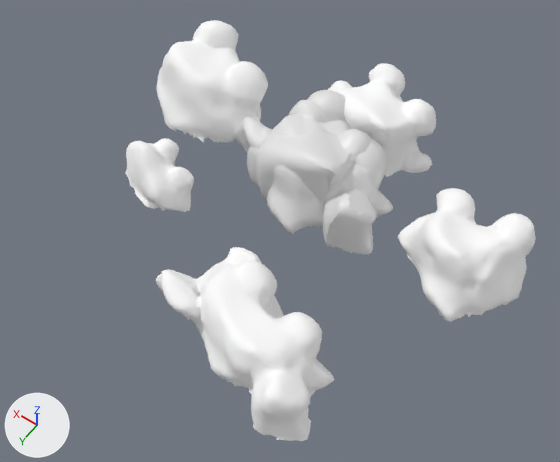
The FBX model Assets/Art/Models/Environment/ForestOfFaces/RockFace5.fbx, before and after one commit.
The view is the same before and after, from a camera (50 mm lens) standing at (-4.09, 6.6, 8.8) and looking at (-0.27, 1.25, 0.39). The lights are fixed; the arrows at lower left show +X, +Y and +Z. Where no turn or scale is listed for an object, it has been applied to the vertices.

Objects in the first picture: 'Rock1LoPo', 'Rock3LoPo', 'Rock5LoPo', 'RocksWithFaces', 'RocksWithFaces.001'.
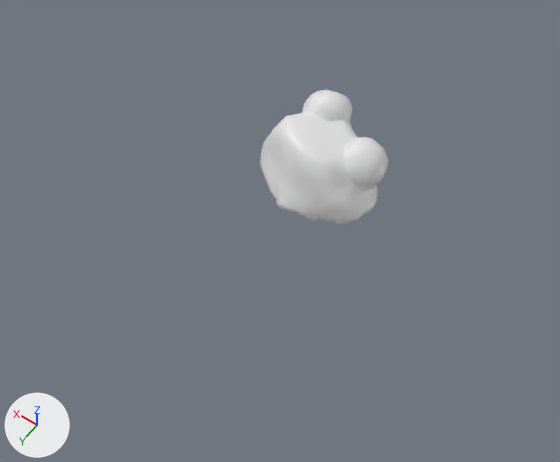
Where the change shows, as pixel boxes (x1, y1, x2, y2) in the pictures (560 x 462 px):
'RocksWithFaces', deleted
    before: (125, 20, 536, 441)
'RocksWithFaces.001', deleted
    before: (247, 100, 372, 201)
'Rock3LoPo', deleted
    before: (235, 117, 393, 254)
'Rock1LoPo', deleted
    before: (267, 165, 324, 234)
part 1 of me_rockswithfaces_005, cut back
    before: (272, 90, 389, 179)
    after: (260, 90, 389, 224)

What the commit changed:
me_rockswithfaces_005 is used by ob_rock5lopo; location (0.0, 0.0, 0.0).
me_rockswithfaces_005 had 972 vertices, 1635 faces and spanned x -0.99..0.98, y -1.09..0.71, z 0.0..1.18.
me_rockswithfaces_005 now has 471 vertices, 849 faces and spans x -0.99..0.98, y -1.09..0.7, z 0.0..1.17.
me_rockswithfaces_005 part 1: 88 vertices moved from x -0.98..0.96, y -1.04..0.7, z 0.0..1.17 to x -0.98..0.97, y -1.04..0.7, z 0.01..1.17; 763 vertices removed from x -0.98..0.98, y -1.09..0.71, z 0.01..1.18; 262 vertices added at x -0.98..0.98, y -1.09..0.7, z 0.0..1.17.
Object 'RocksWithFaces' (ob_rockswithfaces) is deleted.
Object 'Rock1LoPo' (ob_rock1lopo) is deleted.
Object 'RocksWithFaces.001' (ob_rockswithfaces_001) is deleted.
Object 'Rock3LoPo' (ob_rock3lopo) is deleted.
